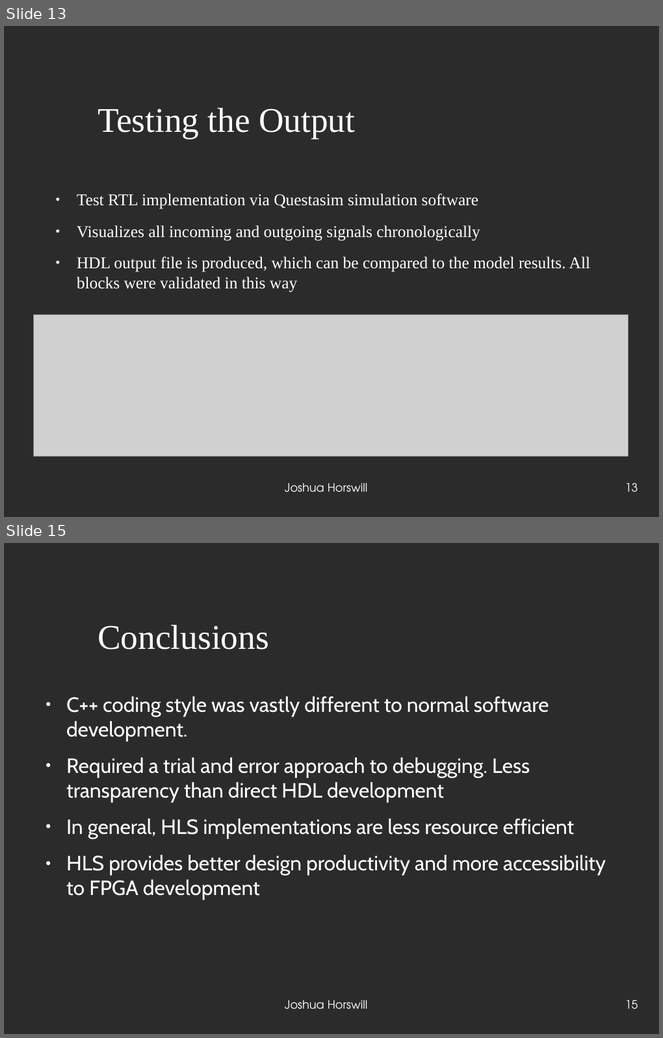
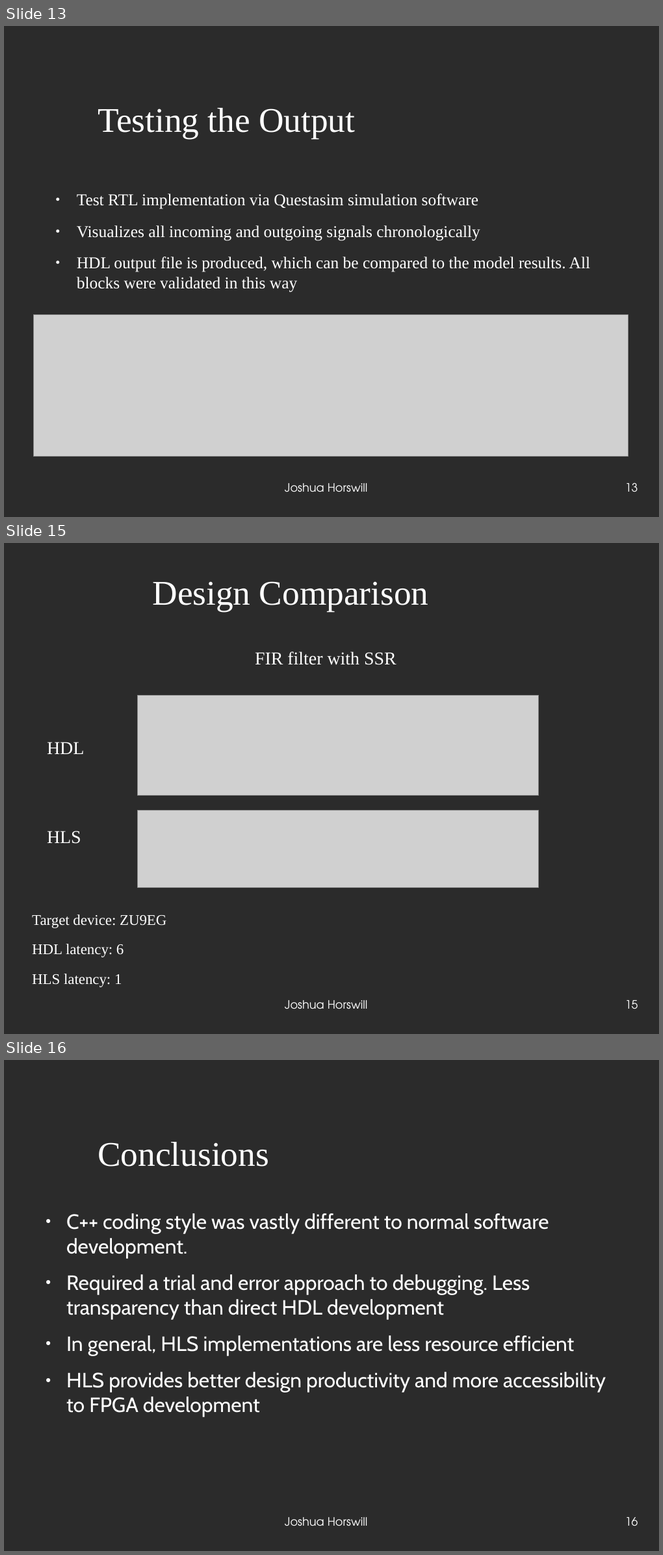
Before and after one commit to JoshCodesPhysics/dune_project, a slide deck: dune_notes/dune_pres/dune_project_pres.odp. Shown one above the other, each under a label of ours: slides 13 and 15 before the commit, slides 13, 15 and 16 after it; the slides between them are not shown. The pictures are 663x1038 and 663x1555 pixels, drawn with LibreOffice and Linux fonts; fonts in the diff are those of the drawing; grey boxes stand for pictures; background and template pictures are left out; a plain dark background stands for a picture behind light text. Boxes give left, top, right and bottom in pixels: in the first picture for what was removed or moved away, otherwise in the second. Text is boxed around its words. In the diff, an @@ line names an element or a change of style, - is before the commit and + after.

```diff
--- a/dune_notes/dune_pres/dune_project_pres.odp
+++ b/dune_notes/dune_pres/dune_project_pres.odp
@@ slide 15 added at (4, 543, 659, 1034), background picture (left out) @@
@@ title added at (153, 581, 429, 612), 42 pt, text #FFFFFF @@
+Design Comparison
@@ text added at (255, 652, 397, 665), 22 pt, text #FFFFFF @@
+FIR filter with SSR
@@ picture added at (138, 695, 539, 796) @@
@@ text added at (47, 742, 84, 754), 22 pt, text #FFFFFF @@
+HDL
@@ picture added at (138, 811, 539, 888) @@
@@ text added at (47, 831, 81, 844), 22 pt, text #FFFFFF @@
+HLS
@@ text added at (32, 915, 166, 988), 18 pt, text #FFFFFF @@
+Target device: ZU9EG
+HDL latency: 6
+HLS latency: 1
@@ text added at (285, 1001, 368, 1010), 14 pt, text #FFFFFF @@
+Joshua Horswill
@@ page number added at (625, 1001, 638, 1009), 14 pt, text #FFFFFF @@
+15
@@ what was slide 15 is now slide 16 @@
@@ page number at (625, 1518, 638, 1526): text changed @@
-15
+16
```
Also in this commit, not shown: 3 slides changed, 4 other slides added, 3 other files.
